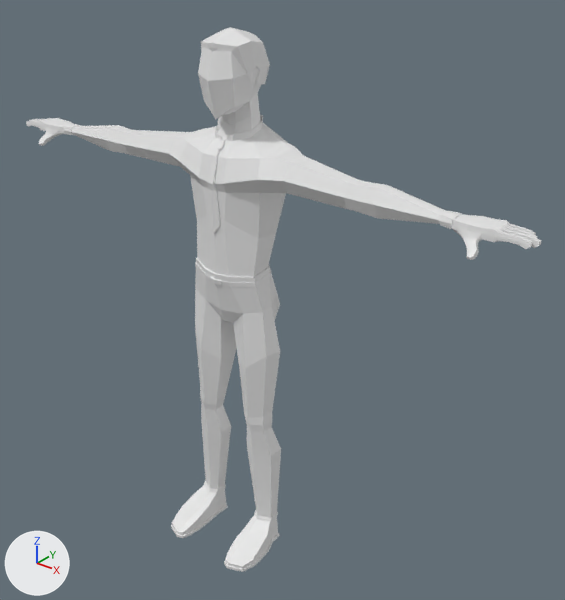
One commit to the glTF model Coworker.glb: the scene before it, then after it.
Both versions are drawn from a 50 mm lens placed at (1.563, -1.798, 0.539), pointed at (0.124, 0.001, -0.577). The lights are fixed; the arrows at lower left show +X, +Y and +Z. The older version comes first. Vertices at exactly the same position are counted once.

The first picture shows 'Coworker'.
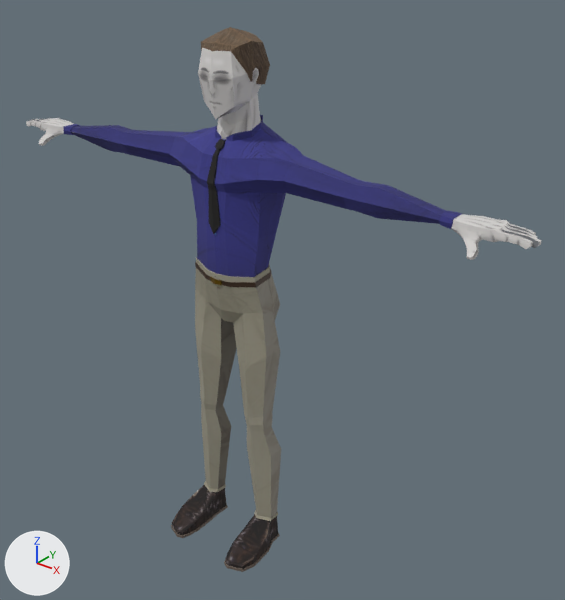
The newer file is also turned or shifted as a whole; pictures and numbers use the older file's frame.

What changed in the scene script:
```text
Add img_coworkertextura:
    img_coworkertextura = load_image('CoworkerTextura', '_unpacked/CoworkerTextura', 1024, 1024, 'sRGB')
Change mat_material:
    remove mat_material.base_color = (0.8, 0.8, 0.8)  # white #e7e7e7
    add mat_material.texture = img_coworkertextura
    mat_material.roughness: 0.5 -> 0.908
Add mat_material_002:
    mat_material_002 = principled_material('Material.002')
    mat_material_002.base_color = (0.383, 0.22, 0.0223)  # yellow #a68129
    mat_material_002.metallic = 1.0
    mat_material_002.roughness = 0.156
Add mat_material_003:
    mat_material_003 = principled_material('Material.003')
    mat_material_003.base_color = (0.141, 0.11, 0.0889)  # brown #695d54
    mat_material_003.roughness = 0.628
Add mat_material_004:
    mat_material_004 = principled_material('Material.004')
    mat_material_004.base_color = (0.201, 0.21, 0.226)  # grey #7c7e83
Add mat_material_001:
    mat_material_001 = principled_material('Material.001')
    mat_material_001.base_color = (0.0425, 0.0185, 0.00713)  # brown #3a2514
Change me_cube:
    where me_cube.from_pydata(...)  # 1238 vertices, 2472 faces; spans x -0.98..0.98, y -0.23..0.14, z -1.23..0.54
    used by ob_coworker; location = (0.0, -0.079, -0.274)
    before: 9 (0.0, -0.1, 0.41) at pixel (207, 81), 375 (0.02, -0.07, 0.51) at pixel (217, 43), 376 (0.0, -0.08, 0.51) at pixel (211, 42), 386 (0.0, -0.08, 0.49) at pixel (212, 48), 387 (0.02, -0.07, 0.5) at pixel (217, 47)
    before: 729 (-0.02, -0.07, 0.51) at pixel (208, 42), 735 (-0.02, -0.07, 0.5) at pixel (208, 46)
    me_cube part 1
    add for i in [9, 375, 376, 386, 387, 729, 735]: me_cube.vertices[i].co += Vector((0.0, 0.01, 0.0))
    me_cube part 2: 2472 kept faces spanning x -0.98..0.98, y -0.23..0.14, z -1.23..0.54 get new texture (UV) coordinates
    me_cube part 3: 76 faces spanning x -0.13..0.13, y -0.1..0.07, z -0.22..-0.19 switch from mat_material (white #e7e7e7) to mat_material_001 (brown #3a2514)
    me_cube part 4: 16 faces spanning x -0.02..0.02, y -0.11..-0.1, z -0.22..-0.2 switch from mat_material (white #e7e7e7) to mat_material_002 (yellow #a68129)
    me_cube part 5: 208 faces spanning x -0.19..0.19, y -0.23..0.03, z -1.23..-1.22 switch from mat_material (white #e7e7e7) to mat_material_003 (brown #695d54)
    me_cube part 6: 704 faces spanning x -0.98..0.98, y -0.1..0.02, z 0.09..0.16 switch from no material to mat_material (picture img_coworkertextura)
    me_cube part 7: 288 faces spanning x -0.98..0.98, y -0.05..0.0, z 0.13..0.16 switch from no material to mat_material_004 (grey #7c7e83)
```

What differs and where, as boxes (x1, y1, x2, y2) in the pictures (565 x 600 px; the box of a moved part takes in the faces that stretch with it):
'Coworker', surface changed, reshaped (darker): (26, 27, 541, 572) in both
part 1 of me_cube, moved or reshaped: (201, 27, 251, 119) in both
part 2 of me_cube, surface changed (darker): (26, 27, 541, 572) in both
part 3 of me_cube, recoloured (white to brown): (195, 262, 272, 287) in both
part 4 of me_cube, recoloured: (210, 277, 222, 285) in both
part 5 of me_cube, recoloured: (171, 503, 280, 572) in both
part 6 of me_cube, recoloured: (26, 118, 541, 260) in both
part 7 of me_cube, recoloured: (29, 119, 539, 248) in both
